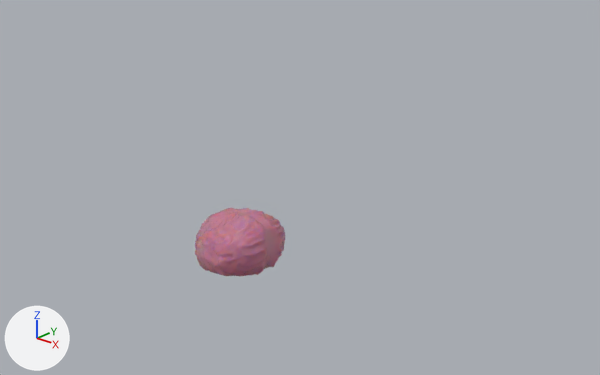
The Blender file 2023_12/Own Projects/BrainConcept.blend: old version first, new version second.
The view is the same before and after, from a 50 mm lens placed at (10.31, -10.08, 6.98), pointed at (0.75, 0.8, 1.28). The lights are fixed; the arrows at lower left show +X, +Y and +Z.
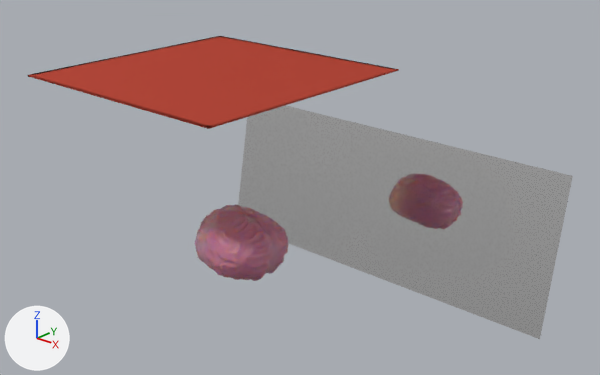
Location of each change, (x1, y1, x2, y2) in pixels of the pictures (600 x 375 px):
'Plane', added: after (238, 105, 573, 339)
'Lepel', added: after (27, 36, 399, 129)
'Sphere', turned: before (195, 208, 285, 276); after (195, 205, 288, 281)

Patch to the scene script:
```diff
--- a/2023_12/Own Projects/BrainConcept.blend.py
+++ b/2023_12/Own Projects/BrainConcept.blend.py
@@ mat_glass @@
+mat_glass = bpy.data.materials.new('Glass')
+# nodes: BsdfAnisotropic, BsdfRefraction, Fresnel, MixShader, OutputMaterial
+# colours: white #ffffff
@@ mat_material_002 @@
+mat_material_002 = bpy.data.materials.new('Material.002')
+mat_material_002.use_nodes = True; mat_material_002.node_tree.nodes.clear()
+_N = mat_material_002.node_tree.nodes; _L = mat_material_002.node_tree.links
+n0 = _N.new('ShaderNodeOutputMaterial'); n0.name = 'Material Output'
+n1 = _N.new('ShaderNodeBsdfSheen'); n1.name = 'Velvet BSDF'
+n1.distribution = 'ASHIKHMIN'
+n1.inputs[0].default_value = (0.638, 0.0902, 0.059, 1.0)  # 'Color', red #d15545
+n1.inputs[1].default_value = 1.0  # 'Roughness'
+_L.new(n1.outputs[0], n0.inputs[0])  # 'BSDF' to 'Surface'
@@ me_plane_001 @@
+me_plane_001.from_pydata([(-1.0, -1.0, 0.0), (1.0, -1.0, 0.0), (-1.0, 1.0, 0.0), (1.0, 1.0, 0.0), (-0.33, -1.0, 0.0), (0.33, -1.0, 0.0), (0.33, 1.0, 0.0), (-0.33, 1.0, 0.0), (-1.0, 0.33, 0.0), (-1.0, -0.33, 0.0), (1.0, -0.33, 0.0), (1.0, 0.33, 0.0), (-0.33, -0.33, 0.0), (-0.33, 0.33, 0.0), (0.33, -0.33, 0.0), (0.33, 0.33, 0.0)], [], [(15, 11, 3, 6), (8, 13, 7, 2), (13, 15, 6, 7), (4, 5, 14, 12), (12, 14, 15, 13), (0, 4, 12, 9), (9, 12, 13, 8), (5, 1, 10, 14), (14, 10, 11, 15)])
+me_plane_001.materials.append(mat_glass)
@@ me_plane @@
+me_plane.from_pydata(...)  # 1764 vertices, 1681 faces; spans x -1.0..1.0, y -1.0..1.0, z 0.0
+me_plane.polygons.foreach_set('use_smooth', [True] * 1681)
+me_plane.materials.append(mat_material_002)
@@ ob_sphere @@
 ob_sphere.location = (0.0, 0.0, 0.0)
+ob_sphere.rotation_euler = (0.0, 0.297, 0.000449)  # degrees (0, 17, 0)
 _m = ob_sphere.modifiers.new('Mirror', 'MIRROR')
@@ ob_plane @@
+ob_plane = bpy.data.objects.new('Plane', me_plane_001)
+ob_plane.location = (0.72, 3.33, 0.15)
+ob_plane.rotation_euler = (3.142, -1.75, -1.571)  # degrees (180, -100, -90)
+ob_plane.scale = (1.58, 4.05, 0.712)
+_m = ob_plane.modifiers.new('Solidify', 'SOLIDIFY')
+_m.thickness = -0.008
@@ ob_lepel @@
+ob_lepel = bpy.data.objects.new('Lepel', me_plane)
+ob_lepel.location = (-0.58, 0.0, 3.4)
+ob_lepel.scale = (2.36, 2.36, 2.36)
+_m = ob_lepel.modifiers.new('Solidify', 'SOLIDIFY')
```
